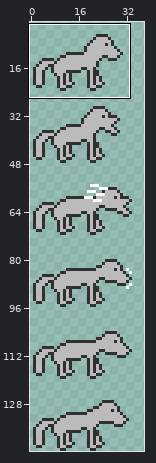
Sprite sheet: sprites/edog_bite.png. Above, an overview of the earlier version with the close-up marked.
Close-up. Before the edit:
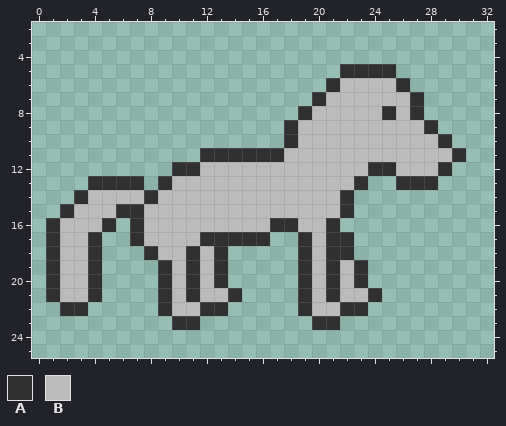
The file is 40x144 pixels. Shown: x 0..32, y 2..25. The wide view leaves out empty margins. The commit also changed other parts of the picture, which this record leaves out.
Palette (. is transparent): A #303030  B #bbbbbb
Pixels before, first column x 1:
 5 .....................AAAA.....
 6 ....................ABBBBA....
 7 ...................ABBBBBBA...
 8 ..................ABBBBBABA...
 9 .................ABBBBBBBBBA..
10 .................ABBBBBBBBBBA.
11 ...........AAAAAABBBBBBBBBBBBA
12 .........AABBBBBBBBBBBBAABBBA.
13 ...AAAA.ABBBBBBBBBBBBBA..AAA..
14 ..ABBBBABBBBBBBBBBBBBA........
15 .ABBBAABBBBBBBBBBBBBBA........
16 ABBBA.ABBBBBBBBBAABBA.........
17 ABBA..ABBBBAAAAA..ABAA........
18 ABBA...ABBABA.....ABAA........
19 ABBA....ABABA.....ABABA.......
20 ABBA....ABABA.....ABABA.......
21 ABBA....ABABBA....ABABBA......
22 .AA.....ABBAA.....ABBAA.......
23 .........AA........AA.........
The same view after the edit:
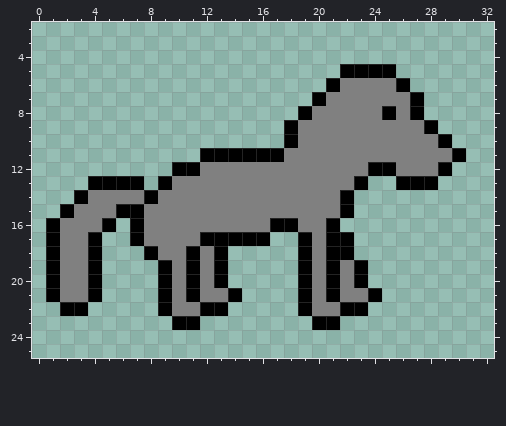
From old to new:
Colour A changes from #303030 to #000000.
Colour B changes from #bbbbbb to #808080.
